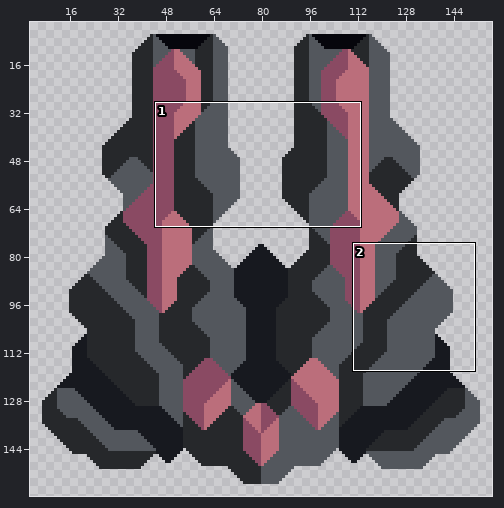
Sprite sheet, stored at sprites/blocks/Asterion/turrets/transition/transition.png. The picture above shows the old version from afar; the outline marks the close-up.
Close-up. Old version:
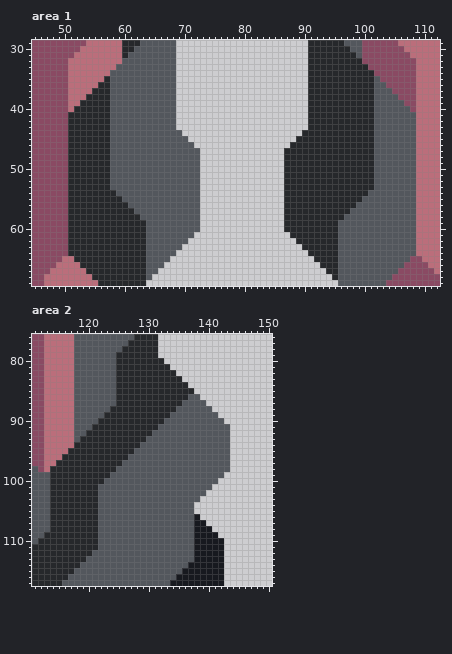
The file is 160x160 pixels. Shown: area 1: x 45..112, y 29..69; area 2: x 111..150, y 76..117. The wide view leaves out empty margins. The commit also changed other parts of the picture, which this record leaves out.
Once edited:
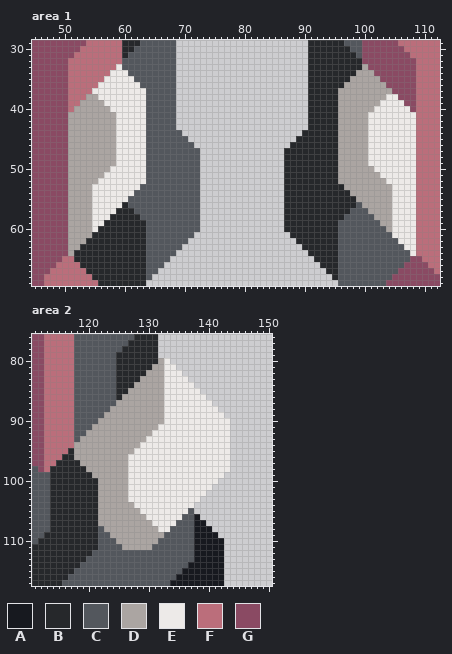
Palette (. is transparent): A #17191f  B #26282b  C #53575d  D #aba5a2  E #edeae8  F #bb6e7b  G #8a4a63
Edits made:
Changed rows in their new state; - is an unchanged pixel.
Area 1:
first column x 51:
33 --------E----------------------------------------D--------
34 -------EEE--------------------------------------DDD-------
35 ------EEEEE------------------------------------DDDDD------
36 -----EEEEEEE----------------------------------DDDDDDD-----
37 ----EEEEEEEEE--------------------------------DDDDDDDDD----
38 ---DDEEEEEEEE--------------------------------DDDDDDDDEE---
39 --DDDDEEEEEEE--------------------------------DDDDDDDEEEE--
40 -DDDDDDEEEEEE--------------------------------DDDDDDEEEEEE-
41 DDDDDDDDEEEEE--------------------------------DDDDDEEEEEEEE
42 DDDDDDDDEEEEE--------------------------------DDDDDEEEEEEEE
43 DDDDDDDDEEEEE--------------------------------DDDDDEEEEEEEE
44 DDDDDDDDEEEEE--------------------------------DDDDDEEEEEEEE
45 DDDDDDDDEEEEE--------------------------------DDDDDEEEEEEEE
46 DDDDDDDDEEEEE--------------------------------DDDDDEEEEEEEE
47 DDDDDDDDEEEEE--------------------------------DDDDDEEEEEEEE
48 DDDDDDDDEEEEE--------------------------------DDDDDEEEEEEEE
49 DDDDDDDDEEEEE--------------------------------DDDDDEEEEEEEE
50 DDDDDDDEEEEEE--------------------------------DDDDDDEEEEEEE
51 DDDDDDEEEEEEE--------------------------------DDDDDDDEEEEEE
52 DDDDDEEEEEEEE--------------------------------DDDDDDDDEEEEE
53 DDDDEEEEEEEE----------------------------------DDDDDDDDEEEE
54 DDDDEEEEEEE------------------------------------DDDDDDDEEEE
55 DDDDEEEEEE--------------------------------------DDDDDDEEEE
56 DDDDEEEEE----------------------------------------DDDDDEEEE
57 DDDDEEEE------------------------------------------DDDDEEEE
58 DDDDEEE--------------------------------------------DDDEEEE
59 DDDDEE----------------------------------------------DDEEEE
60 DDDDE------------------------------------------------DEEEE
61 DDDD--------------------------------------------------EEEE
62 DDD----------------------------------------------------EEE
63 DD------------------------------------------------------EE
64 D--------------------------------------------------------E
Area 2:
first column x 118:
 80 --------------DE----------
 81 -------------DDEE---------
 82 ------------DDDEEE--------
 83 -----------DDDDEEEE-------
 84 ----------DDDDDEEEEE------
 85 ---------DDDDDDEEEEEE-----
 86 --------DDDDDDDEEEEEEE----
 87 -------DDDDDDDDEEEEEEEE---
 88 ------DDDDDDDDDEEEEEEEEE--
 89 -----DDDDDDDDDDEEEEEEEEEE-
 90 ----DDDDDDDDDDDEEEEEEEEEEE
 91 ---DDDDDDDDDDDEEEEEEEEEEEE
 92 --DDDDDDDDDDDEEEEEEEEEEEEE
 93 -DDDDDDDDDDDEEEEEEEEEEEEEE
 94 DDDDDDDDDDDEEEEEEEEEEEEEEE
 95 DDDDDDDDDDEEEEEEEEEEEEEEEE
 96 DDDDDDDDDEEEEEEEEEEEEEEEEE
 97 -DDDDDDDDEEEEEEEEEEEEEEEEE
 98 --DDDDDDDEEEEEEEEEEEEEEEEE
 99 ---DDDDDDEEEEEEEEEEEEEEEE-
100 ----DDDDDEEEEEEEEEEEEEEE--
101 ----DDDDDEEEEEEEEEEEEEE---
102 ----DDDDDEEEEEEEEEEEEE----
103 ----DDDDDEEEEEEEEEEEE-----
104 ----DDDDDDEEEEEEEEEE------
105 ----DDDDDDDEEEEEEEE-------
106 ----DDDDDDDDEEEEEE--------
107 ----DDDDDDDDDEEEE---------
108 -----DDDDDDDDDEE----------
109 ------DDDDDDDDD-----------
110 -------DDDDDDD------------
111 --------DDDDD-------------
